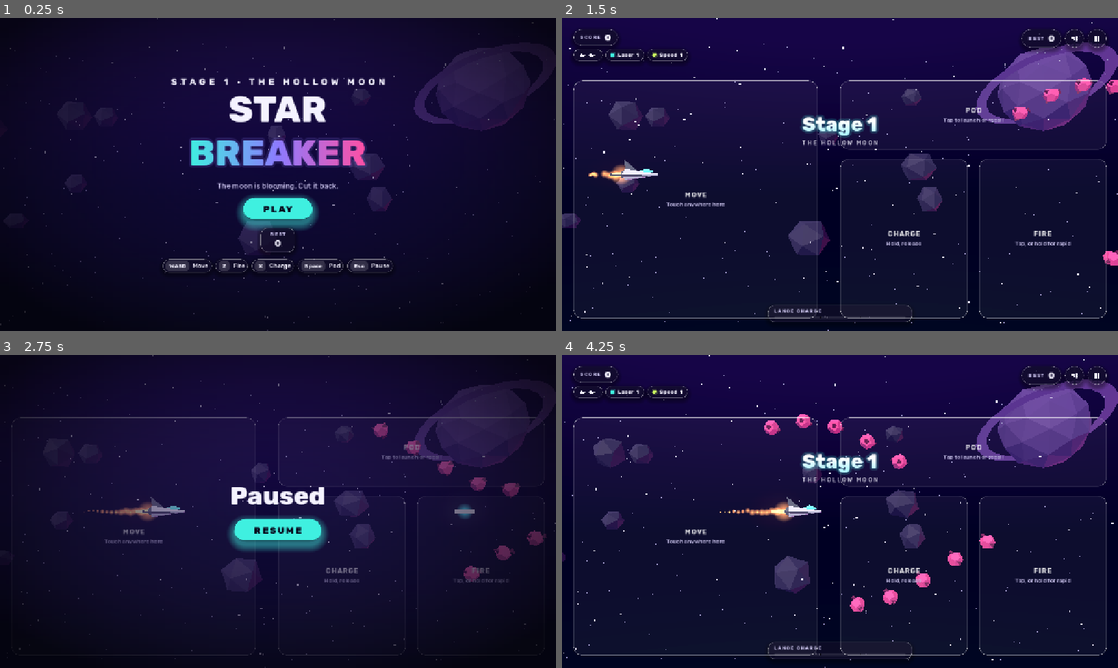
Above: before the commit, frames 1-4 (two rows, left to right).
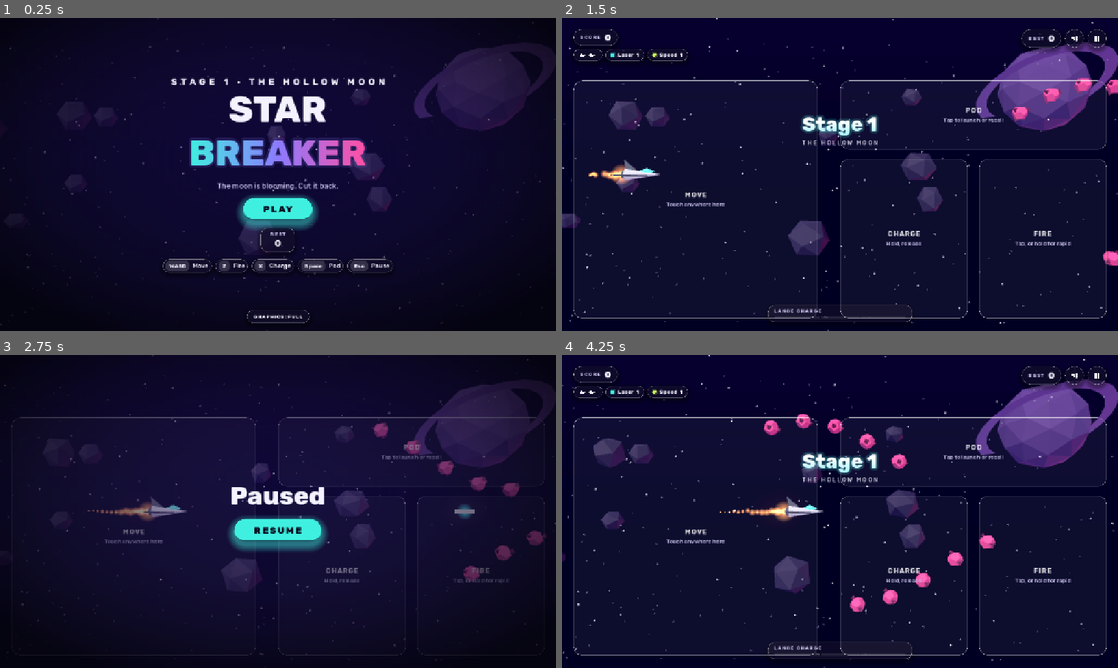
Above: after the commit, the same moments.

Repository: guillaumefont/star-breaker
Game: Godot game, scene res://scenes/main.tscn
Two runs of this game, one before a commit and one after it. Both use one fixed random seed, a clock stepped at 60 frames per second and the inputs below.
Inputs (mouse positions are in pixels of both pictures, inside the frame that each line leads up to):
- Up to frame 1 (0.25 s): no input
- Up to frame 2 (1.5 s): click "PLAY" at 0.5 s; tap Enter (start) at 1.25 s; move the mouse to (962, 158) at 1.27 s; hold Right (right) from 1.28 s (still down); tap X (charge) at 1.35 s; click (962, 158) at 1.42 s
- Up to frame 3 (2.75 s): tap Z (fire) at 1.55 s; release Right (right) at 2 s; tap Enter (start) at 2 s; drag from (166, 527) to (250, 574) at 2.02 s
- Up to frame 4 (4.25 s): click "RESUME" at 2.75 s; tap Enter (start) at 3.5, 3.8 s; move the mouse to (895, 442) at 3.52 s; hold Right (right) from 3.53 s (still down); tap Space (pod) at 3.6 s

The runs differ from the first frame. In frame 1, 0.4% of the frame differs, in the area x 2-94%, y 0-98%; in frame 2, 6.8%; in frame 3, 0.3%; in frame 4, 7.0%, in the area x 0-100%, y 0-100%.

Commit message:
Add on-device crash report and safe graphics, fill any screen shape
- Breadcrumb log in user://diag.log; after an unexpected close the title screen
  shows where the game stopped, with Copy crash report and a graphics toggle.
- Safe graphics (auto after a crash): no glow/MSAA, Compatibility renderer next launch.
- Remove the sky shader (plain background + gradient card) and the see-through
  carrier wings, the likeliest Android pipeline trouble a few seconds into a run.
- Stretch aspect expand; wide screens show more sides with spawns moved off screen.

Co-Authored-By: Claude Opus 5.5 <noreply@anthropic.com>
Claude-Session: https://claude.ai/code/session_01VxP4frKpP2hipxn7zCfCJb

Diff:
--- a/project.godot
+++ b/project.godot
@@ -4,6 +4,7 @@
 [application]
 
 config/name="Star Breaker"
+config/project_settings_override="user://override.cfg"
 config/description="Original low poly side-scrolling shooter: cut back the blooming moon."
 run/main_scene="res://scenes/main.tscn"
 config/features=PackedStringArray("4.7", "Mobile")
@@ -17,7 +18,7 @@
 window/size/viewport_width=1280
 window/size/viewport_height=720
 window/stretch/mode="canvas_items"
-window/stretch/aspect="keep"
+window/stretch/aspect="expand"
 window/handheld/orientation=4
 
 [input_devices]
--- a/scripts/audio.gd
+++ b/scripts/audio.gd
@@ -65,6 +65,7 @@
 		j.i = i + 1
 		if j.i >= j.steps:
 			_songs[j.name] = _wav(j.buf, true)
+			Diag.note("SONG", "%s built" % j.name)
 			_jobs.pop_front()
 			if _want_song == j.name and not _music.playing:
 				music(_want_song)
@@ -97,6 +98,7 @@
 	if name == "" or s == null:
 		_music.stop()
 		return
+	Diag.once("music " + name)
 	_music.stream = s
 	_music.play()
 
--- /dev/null
+++ b/scripts/diag.gd
@@ -0,0 +1,93 @@
+class_name Diag
+extends RefCounted
+## On-device crash report. Every session writes breadcrumbs to user://diag.log, flushed
+## line by line. A session that ends cleanly or goes to the background writes a final
+## SUSPEND or QUIT line; if the previous log ends any other way, the game closed
+## unexpectedly. The title screen then shows the report (with a Copy button) and safe
+## graphics are switched on.
+
+const PATH := "user://diag.log"
+const PREV := "user://diag_prev.log"
+const SETTINGS := "user://settings.cfg"
+## Read by the engine at start-up (application/config/project_settings_override).
+const OVERRIDE := "user://override.cfg"
+
+static var crashed := false
+static var prev_lines := PackedStringArray()
+static var safe := false
+static var _f: FileAccess
+static var _t0 := 0
+static var _seen := {}
+
+
+static func start() -> void:
+	_t0 = Time.get_ticks_msec()
+	if FileAccess.file_exists(PATH):
+		var txt := FileAccess.get_file_as_string(PATH).strip_edges()
+		prev_lines = txt.split("\n")
+		var last := prev_lines[prev_lines.size() - 1] if prev_lines.size() > 0 else ""
+		crashed = txt != "" and not (last.contains(" SUSPEND") or last.contains(" QUIT"))
+		var pf := FileAccess.open(PREV, FileAccess.WRITE)
+		if pf:
+			pf.store_string(txt)
+	var cfg := ConfigFile.new()
+	cfg.load(SETTINGS)
+	safe = bool(cfg.get_value("graphics", "safe", false))
+	if crashed and not safe:
+		set_safe(true)
+	_f = FileAccess.open(PATH, FileAccess.WRITE)
+	note("START", "%s %s | %s | %s %s | %s | screen %s | safe=%s | prev_crashed=%s" % [
+		OS.get_name(), OS.get_model_name(), ProjectSettings.get_setting("application/config/version", "dev"),
+		RenderingServer.get_current_rendering_method(), RenderingServer.get_video_adapter_api_version(),
+		RenderingServer.get_video_adapter_name(), DisplayServer.screen_get_size(), safe, crashed])
+
+
+static func note(tag: String, msg := "") -> void:
+	if _f == null:
+		return
+	_f.store_line("%7.2f %s %s" % [(Time.get_ticks_msec() - _t0) / 1000.0, tag, msg])
+	_f.flush()
+
+
+## Logs `msg` only the first time `key` is seen this session.
+static func once(key: String, msg := "") -> void:
+	if _seen.has(key):
+		return
+	_seen[key] = true
+	note("FIRST", key + (" " + msg if msg != "" else ""))
+
+
+## Safe graphics: no bloom or MSAA now, and the Compatibility (OpenGL) renderer from the
+## next launch on.
+static func set_safe(on: bool) -> void:
+	safe = on
+	var cfg := ConfigFile.new()
+	cfg.load(SETTINGS)
+	cfg.set_value("graphics", "safe", on)
+	cfg.save(SETTINGS)
+	if on:
+		var f := FileAccess.open(OVERRIDE, FileAccess.WRITE)
+		if f:
+			f.store_string('[rendering]\n\nrenderer/rendering_method="gl_compatibility"\nrenderer/rendering_method.mobile="gl_compatibility"\n')
+	elif FileAccess.file_exists(OVERRIDE):
+		DirAccess.remove_absolute(OVERRIDE)
+
+
+## Text to paste back to the developer: the previous session's log (last 60 lines).
+static func report() -> String:
+	var n := prev_lines.size()
+	var tail := prev_lines.slice(maxi(0, n - 60))
+	return "Star Breaker crash report\n" + "\n".join(tail)
+
+
+## One line for the title screen: where the last session stopped.
+static func summary() -> String:
+	if prev_lines.is_empty():
+		return ""
+	var last := prev_lines[prev_lines.size() - 1]
+	var firsts := []
+	for l in prev_lines:
+		if l.contains(" FIRST "):
+			firsts.append(l.get_slice(" FIRST ", 1))
+	var after: String = firsts[firsts.size() - 1] if firsts.size() > 0 else "start-up"
+	return "Last line: %s  ·  last new thing: %s" % [last.strip_edges(), after]
--- a/scripts/hud.gd
+++ b/scripts/hud.gd
@@ -4,6 +4,7 @@
 
 signal start_pressed
 signal mute_pressed
+signal safe_toggled
 
 const C_TEXT := Color("f4f2ff")
 const C_MUTED := Color("bdb6e0")
@@ -48,6 +49,11 @@
 var _key_rows: Array = []
 var _touch_rows: Array = []
 var _cache := {}
+var _small_buttons: Array = []
+var _crash: PanelContainer
+var _crash_txt: Label
+var _crash_report := ""
+var _btn_gfx: Button
 
 
 func _ready() -> void:
@@ -540,7 +546,92 @@
 	tr.size_flags_horizontal = Control.SIZE_SHRINK_CENTER
 	v.add_child(tr)
 	_touch_rows.append(tr)
+	_build_device_row(m)
 	return m
+
+
+## Bottom of the title screen: graphics mode toggle and, after an unexpected close, what
+## the game was doing when it stopped, with a button to copy the full report.
+func _build_device_row(m: Control) -> void:
+	var col := _vbox(8)
+	col.anchor_left = 0.5
+	col.anchor_right = 0.5
+	col.anchor_top = 1.0
+	col.anchor_bottom = 1.0
+	col.grow_horizontal = Control.GROW_DIRECTION_BOTH
+	col.grow_vertical = Control.GROW_DIRECTION_BEGIN
+	col.offset_bottom = -18
+	m.add_child(col)
+	_crash = _glass(16, Vector2(16, 10))
+	_crash.custom_minimum_size.x = 760
+	_crash.size_flags_horizontal = Control.SIZE_SHRINK_CENTER
+	var cv := _vbox(6)
+	_crash.add_child(cv)
+	cv.add_child(_caps("The game closed unexpectedly last time · safe graphics switched on", 11, C_AMBER))
+	_crash_txt = _label("", 12, 500, C_MUTED)
+	_crash_txt.autowrap_mode = TextServer.AUTOWRAP_WORD_SMART
+	_crash_txt.horizontal_alignment = HORIZONTAL_ALIGNMENT_CENTER
+	cv.add_child(_crash_txt)
+	_crash.hide()
+	col.add_child(_crash)
+	var row := _hbox(8)
+	col.add_child(row)
+	var copy := _small_button("Copy crash report")
+	copy.pressed.connect(func():
+		DisplayServer.clipboard_set(_crash_report)
+		copy.text = "COPIED"
+	)
+	copy.visible = false
+	_crash.visibility_changed.connect(func(): copy.visible = _crash.visible)
+	row.add_child(copy)
+	_btn_gfx = _small_button("")
+	_btn_gfx.pressed.connect(func():
+		Diag.set_safe(not Diag.safe)
+		_update_gfx()
+		safe_toggled.emit()
+	)
+	row.add_child(_btn_gfx)
+	_update_gfx()
+
+
+func _small_button(text: String) -> Button:
+	var b := Button.new()
+	b.text = text.to_upper()
+	b.focus_mode = Control.FOCUS_NONE
+	b.add_theme_font_override("font", _font(700, 1.5))
+	b.add_theme_font_size_override("font_size", 12)
+	for st in ["normal", "hover", "pressed", "focus"]:
+		var sb := _glass_style(999, Vector2(16, 8))
+		if st == "pressed":
+			sb.bg_color = sb.bg_color.lightened(0.15)
+		b.add_theme_stylebox_override(st, sb)
+	b.add_theme_color_override("font_color", C_TEXT)
+	_small_buttons.append(b)
+	return b
+
+
+func _update_gfx() -> void:
+	_btn_gfx.text = ("Graphics: safe" if Diag.safe else "Graphics: full").to_upper()
+
+
+func show_crash_notice(summary: String, report: String) -> void:
+	_crash_report = report
+	_crash_txt.text = summary
+	_crash.show()
+	_update_gfx()
+
+
+## Keeps the HUD clear of notches and rounded corners on phones.
+func apply_safe_area() -> void:
+	if not OS.has_feature("mobile"):
+		return
+	var win := Vector2(DisplayServer.window_get_size())
+	var sa := Rect2(DisplayServer.get_display_safe_area())
+	if win.x <= 0 or sa.size.x <= 0:
+		return
+	var k := get_viewport_rect().size.x / win.x
+	_hud.offset_left = maxf(0.0, sa.position.x * k)
+	_hud.offset_right = -maxf(0.0, (win.x - sa.end.x) * k)
 
 
 func _build_over() -> Control:
@@ -687,7 +778,7 @@
 
 ## True when a touch at `p` lands on one of the HUD buttons (so it must not fire the ship).
 func blocks_touch(p: Vector2) -> bool:
-	for b in [_btn_mute, _btn_pause]:
+	for b in [_btn_mute, _btn_pause] + _small_buttons:
 		if b.is_visible_in_tree() and b.get_global_rect().grow(8).has_point(p):
 			return true
 	return false
--- a/scripts/main.gd
+++ b/scripts/main.gd
@@ -35,6 +35,10 @@
 var fx: Array = []
 var chunks: Dictionary = {}
 var _uid := 0
+## Extra stage units visible on each side when the screen is wider than 16:9 (spawns and
+## culling move out by this much so nothing pops in or out on screen).
+var xm := 0.0
+var _env: Environment
 
 var cur := {}
 var prev := {}
@@ -113,6 +117,7 @@
 # ---------- setup ----------
 
 func _ready() -> void:
+	Diag.start()
 	Models.init()
 	_setup_input()
 	_setup_world()
@@ -124,6 +129,7 @@
 	layer.add_child(hud)
 	hud.start_pressed.connect(func(): latch["start"] = true)
 	hud.mute_pressed.connect(func(): latch["mute"] = true)
+	hud.safe_toggled.connect(apply_safe)
 	script_list = build_script()
 	var cfg := ConfigFile.new()
 	if cfg.load(SAVE_PATH) == OK:
@@ -132,6 +138,11 @@
 	audio.set_muted(muted)
 	hud.set_muted_icon(muted)
 	hud.set_menu("title")
+	if Diag.crashed:
+		hud.show_crash_notice(Diag.summary(), Diag.report())
+	get_viewport().size_changed.connect(_on_resize)
+	_on_resize()
+	apply_safe()
 
 
 func _setup_input() -> void:
@@ -159,12 +170,11 @@
 
 func _setup_world() -> void:
 	var env := Environment.new()
-	env.background_mode = Environment.BG_SKY
-	var sky := Sky.new()
-	var sm := ShaderMaterial.new()
-	sm.shader = load("res://shaders/sky.gdshader")
-	sky.sky_material = sm
-	env.sky = sky
+	_env = env
+	# plain colour background + a gradient card far behind (no sky shader or radiance maps)
+	env.background_mode = Environment.BG_COLOR
+	env.background_color = Color("0c0a26")
+	env.reflected_light_source = Environment.REFLECTION_SOURCE_DISABLED
 	env.ambient_light_source = Environment.AMBIENT_SOURCE_COLOR
 	env.ambient_light_color = Color("8f8cc4")
 	env.ambient_light_energy = 0.75
@@ -215,6 +225,7 @@
 
 	world = Node3D.new()
 	add_child(world)
+	_add_backdrop()
 
 	stars = [_star_layer(260, -330, -260, 2.0, Color("9a93c8")), _star_layer(140, -240, -200, 2.5, Color("e8e4f6"))]
 	planet = Models.mesh(Geo.build(Geo.ico(62, 1)), Models.M.planet, Vector3(300, 150, -400))
@@ -248,6 +259,51 @@
 	charge_orb.visible = false
 	charge_orb.add_child(Models.glow("3ff0e0", 2.2))
 	world.add_child(charge_orb)
+
+
+func _add_backdrop() -> void:
+	var g := Gradient.new()
+	g.set_color(0, Color("1c1046"))
+	g.set_color(1, Color("071225"))
+	g.add_point(0.5, Color("0c0a26"))
+	var gt := GradientTexture2D.new()
+	gt.gradient = g
+	gt.width = 4
+	gt.height = 128
+	gt.fill_from = Vector2(0, 0)
+	gt.fill_to = Vector2(0, 1)
+	var mat := StandardMaterial3D.new()
+	mat.shading_mode = BaseMaterial3D.SHADING_MODE_UNSHADED
+	mat.albedo_texture = gt
+	mat.disable_fog = true
+	var q := QuadMesh.new()
+	q.size = Vector2(4000, 2000)
+	var mi := MeshInstance3D.new()
+	mi.mesh = q
+	mi.material_override = mat
+	mi.position = Vector3(0, -9, -460)
+	mi.cast_shadow = GeometryInstance3D.SHADOW_CASTING_SETTING_OFF
+	add_child(mi)
+
+
+## Wider than 16:9: keep the playfield height and show more on the sides. Narrower: keep
+## the width and show more cave above and below.
+func _on_resize() -> void:
+	var vs := get_viewport().get_visible_rect().size
+	var aspect := vs.x / maxf(1.0, vs.y)
+	if aspect >= 16.0 / 9.0:
+		camera.keep_aspect = Camera3D.KEEP_HEIGHT
+		xm = (aspect / (16.0 / 9.0) - 1.0) * W / 2.0
+	else:
+		camera.keep_aspect = Camera3D.KEEP_WIDTH
+		xm = 0.0
+	hud.apply_safe_area()
+	Diag.note("VIEW", "%s xm=%.1f" % [vs, xm])
+
+
+func apply_safe() -> void:
+	_env.glow_enabled = not Diag.safe
+	get_viewport().msaa_3d = Viewport.MSAA_DISABLED if Diag.safe else Viewport.MSAA_2X
 
 
 func _star_layer(n: int, z0: float, z1: float, size: float, color: Color) -> Node3D:
@@ -347,8 +403,8 @@
 
 
 func update_chunks(scroll: float) -> void:
-	var a := floori((scroll - 8.0) / CH)
-	var b := floori((scroll + W + 8.0) / CH)
+	var a := floori((scroll - 8.0 - xm) / CH)
+	var b := floori((scroll + W + 8.0 + xm) / CH)
 	for c in chunks.keys():
 		if c < a or c > b:
 			if chunks[c]:
@@ -403,7 +459,12 @@
 func _notification(what: int) -> void:
 	if what == NOTIFICATION_WM_GO_BACK_REQUEST:
 		latch["start"] = true
+	if what == NOTIFICATION_APPLICATION_FOCUS_IN or what == NOTIFICATION_APPLICATION_RESUMED:
+		Diag.note("RESUME")
+	if what == NOTIFICATION_WM_CLOSE_REQUEST:
+		Diag.note("QUIT")
 	if what == NOTIFICATION_APPLICATION_FOCUS_OUT or what == NOTIFICATION_APPLICATION_PAUSED:
+		Diag.note("SUSPEND")
 		if hud:
 			hud.touch.reset()
 		if mode == "play" and not paused:
@@ -444,6 +505,7 @@
 	P = {x = -10.0, y = 63.0, hw = 2.5, hh = 1.5, alive = true, inv = 0, entering = true, charge = 0, charge_held = false,
 		rapid_cd = 0, fire_hold = 0, laser = 0, speed = 0, respawn = 0, vy = 0.0, ready_lv = 0}
 	pod = {state = "none", x = 0.0, y = 0.0, hw = 3.6, hh = 3.6, tx = 0.0, grab_cd = 0, hit_cd = 0}
+	Diag.note("PLAY")
 	mode = "play"
 	paused = false
 	hud.set_menu("play")
@@ -475,6 +537,7 @@
 
 
 func game_over() -> void:
+	Diag.note("GAMEOVER")
 	mode = "over"
 	G.over_t = 0
 	audio.music("")
@@ -540,6 +603,7 @@
 		"carrier": e.m = Models.carrier(e.drop)
 		_: e.m = Models.shell()
 	world.add_child(e.m)
+	Diag.once("spawn " + type)
 	G.enemies.append(e)
 	sync_e(e)
 	return e
@@ -549,19 +613,19 @@
 	match s.type:
 		"wave":
 			for i in s.n:
-				E("drifter", W + 8 + i * 13, s.y, {by = s.y, ph = i * 0.6, amp = s.amp})
+				E("drifter", W + 8 + xm + i * 13, s.y, {by = s.y, ph = i * 0.6, amp = s.amp})
 		"turret":
 			var h := ceil_h(s.x) if s.side else floor_h(s.x)
 			if h > 6.0:
-				E("turret", W + 8, 0, {wx = s.x, side = s.side, rate = maxi(60, 120 - 18 * (G.loop - 1)) + int(fmod(s.x, 37.0))})
+				E("turret", W + 8 + xm, 0, {wx = s.x, side = s.side, rate = maxi(60, 120 - 18 * (G.loop - 1)) + int(fmod(s.x, 37.0))})
 		"carrier":
-			E("carrier", W + 10, s.y, {by = s.y, drop = s.drop})
+			E("carrier", W + 10 + xm, s.y, {by = s.y, drop = s.drop})
 		"shell":
-			E("shell", W + 14, s.y, {by = s.y, stay = 260})
+			E("shell", W + 14 + xm, s.y, {by = s.y, stay = 260})
 		"hopper":
 			var y := 98.0 if P.y < 63 else 28.0
 			for i in s.n:
-				E("hopper", -8 - i * 16, y + (8.0 if i % 2 else -8.0), {vx = 1.7})
+				E("hopper", -8 - xm - i * 16, y + (8.0 if i % 2 else -8.0), {vx = 1.7})
 
 
 func aim(x: float, y: float, s: float) -> void:
@@ -657,6 +721,7 @@
 	b.m = g
 	world.add_child(g)
 	G.pb.append(b)
+	Diag.once("beam")
 	audio.play("beam", lv)
 	shake = maxf(shake, lv * 2.0)
 
@@ -671,6 +736,7 @@
 
 
 func boom(x: float, y: float, r: float, big := false) -> void:
+	Diag.once("explosion")
 	var n := mini(26, 4 + int(r * 1.3))
 	var mats := [Models.M.part_o, Models.M.part_p, Models.M.part_w]
 	for i in n:
@@ -772,6 +838,7 @@
 
 func drop_item(x: float, y: float, k: String) -> void:
 	var it := {x = x, y = y, kind = k, t = 0, hw = 4.0, hh = 4.0, dead = false}
+	Diag.once("item")
 	it.m = Models.item(k)
 	world.add_child(it.m)
 	G.items.append(it)
@@ -800,10 +867,11 @@
 	var angles := [-2.35, -1.3, 1.3, 2.35]
 	for i in 4:
 		petals.append({id = uid(), a = angles[i], hp = 14 * k, max = 14 * k, alive = true, flash = 0, cd = 70 + i * 28, x = 0.0, y = 0.0})
-	G.boss = {x = W + 46, y = 63.0, t = 0, bt = 0, enter = true, phase2 = false, dying = 0,
+	G.boss = {x = W + 46 + xm, y = 63.0, t = 0, bt = 0, enter = true, phase2 = false, dying = 0,
 		core = {id = uid(), hp = 70 * k, max = 70 * k, flash = 0, open = false, ot = 0, lid = 0.0},
 		petals = petals,
 		tent = {id = uid(), n = 13, hp = 28 * k, max = 28 * k, alive = true, flash = 0, cd = 150, segs = [], drop = 0}}
+	Diag.once("boss")
 	G.boss.m = Models.boss(world)
 	audio.music("boss")
 	hud.show_boss(true)
@@ -1035,9 +1103,14 @@
 
 func step() -> void:
 	G.t += 1
+	if G.t % 60 == 0:
+		Diag.note("TICK", "t=%d scroll=%d fps=%d nodes=%d objs=%d mem=%.0fMB vmem=%.0fMB draws=%d enemies=%d fx=%d" % [G.t, G.scroll,
+			Engine.get_frames_per_second(), Performance.get_monitor(Performance.OBJECT_NODE_COUNT), Performance.get_monitor(Performance.OBJECT_COUNT),
+			OS.get_static_memory_usage() / 1048576.0, Performance.get_monitor(Performance.RENDER_VIDEO_MEM_USED) / 1048576.0,
+			Performance.get_monitor(Performance.RENDER_TOTAL_DRAW_CALLS_IN_FRAME), G.enemies.size(), fx.size()])
 	if G.scroll < BOSS_AT:
 		G.scroll = minf(BOSS_AT, G.scroll + 0.5)
-	while G.si < script_list.size() and script_list[G.si].x <= G.scroll + W + 8:
+	while G.si < script_list.size() and script_list[G.si].x <= G.scroll + W + 8 + xm:
 		spawn(script_list[G.si])
 		G.si += 1
 	if not G.warned and G.scroll >= BOSS_AT - 100:
@@ -1167,7 +1240,7 @@
 	for b in G.pb:
 		b.x += b.vx
 		b.y += b.vy
-		if b.x > W + 30 or b.x < -30 or b.y < -10 or b.y > PH + 10:
+		if b.x > W + 30 + xm or b.x < -30 - xm or b.y < -10 or b.y > PH + 10:
 			b.dead = true
 			continue
 		if not b.beam and in_wall(b.x, b.y, 0):
@@ -1246,9 +1319,9 @@
 				else:
 					e.x -= 0.75
 				e.y = e.by + sin(e.t * 0.03) * 10.0
-		if e.x < -26 and (e.type != "hopper" or e.t > 60):
+		if e.x < -26 - xm and (e.type != "hopper" or e.t > 60):
 			e.dead = true
-		if e.x > W + 70:
+		if e.x > W + 70 + xm:
 			e.dead = true
 		if e.dead:
 			continue
@@ -1275,7 +1348,7 @@
 	for b in G.eb:
 		b.x += b.vx
 		b.y += b.vy
-		if b.x < -8 or b.x > W + 8 or b.y < -8 or b.y > PH + 8 or in_wall(b.x, b.y, 0):
+		if b.x < -8 - xm or b.x > W + 8 + xm or b.y < -8 or b.y > PH + 8 or in_wall(b.x, b.y, 0):
 			b.dead = true
 			continue
 		if pod.state != "none" and ov(b, pod):
@@ -1291,7 +1364,7 @@
 		it.t += 1
 		it.x -= 0.4
 		it.y += sin(it.t * 0.08) * 0.3
-		if it.x < -10:
+		if it.x < -10 - xm:
 			it.dead = true
 			continue
 		if P.alive and absf(it.x - P.x) < 9 and absf(it.y - P.y) < 8:
@@ -1372,6 +1445,10 @@
 						hud.show_hints(false)
 	if shake > 0.0:
 		shake *= 0.85
+
+
+func _exit_tree() -> void:
+	Diag.note("QUIT")
 
 
 func _physics_process(_delta: float) -> void:
@@ -1469,6 +1546,6 @@
 	G.scroll = x
 	G.si = script_list.size()
 	for i in script_list.size():
-		if script_list[i].x > x + W + 8:
+		if script_list[i].x > x + W + 8 + xm:
 			G.si = i
 			break
--- a/scripts/models.gd
+++ b/scripts/models.gd
@@ -27,10 +27,8 @@
 		part_o = basic("ffb547", 1.6), part_p = basic("ff4fa3", 1.6), part_w = basic("fff6e0", 1.6), part_c = basic("4fe3d6", 1.6),
 		disc = basic("0d0b1a"),
 	}
-	var wing := std("f6ffd0")
-	wing.transparency = BaseMaterial3D.TRANSPARENCY_ALPHA
-	wing.albedo_color.a = 0.8
-	M.wing = wing
+	# opaque on purpose: a lit see-through material was a suspect for the Android crash
+	M.wing = std("e9f2c4")
 	for k in ["rock", "rock2", "ring", "wing", "core_skin"]:
 		(M[k] as BaseMaterial3D).cull_mode = BaseMaterial3D.CULL_DISABLED
 	for k in ["planet", "ring", "far_rock"]:
--- a/shaders/sky.gdshader
+++ /dev/null
@@ -1,10 +0,0 @@
-shader_type sky;
-// Vertical deep-space gradient behind the cavern.
-uniform vec3 top : source_color = vec3(0.110, 0.063, 0.275);
-uniform vec3 mid : source_color = vec3(0.047, 0.039, 0.149);
-uniform vec3 bottom : source_color = vec3(0.027, 0.071, 0.145);
-
-void sky() {
-	float t = clamp(EYEDIR.y * 2.6 * 0.5 + 0.5, 0.0, 1.0);
-	COLOR = t > 0.5 ? mix(mid, top, (t - 0.5) * 2.0) : mix(bottom, mid, t * 2.0);
-}
--- /dev/null
+++ b/tests/screen_test.gd
@@ -0,0 +1,62 @@
+extends SceneTree
+## Crash report and screen fill: a log without a clean ending is reported and turns on safe
+## graphics (Compatibility renderer from the next launch); wide and narrow screens are
+## filled with the camera and spawn margin adjusted.
+
+var fails := 0
+
+
+func check(cond: bool, what: String) -> void:
+	if cond:
+		print("  ok   ", what)
+	else:
+		print("  FAIL ", what)
+		fails += 1
+
+
+func _initialize() -> void:
+	print("Star Breaker crash report + screen fill test")
+	# a previous session that died mid-game
+	var f := FileAccess.open(Diag.PATH, FileAccess.WRITE)
+	f.store_string("   0.01 START test\n   3.20 PLAY \n   6.80 FIRST spawn carrier\n   7.00 TICK t=240\n")
+	f.close()
+	Diag.set_safe(false)
+	var main: Node3D = load("res://scenes/main.tscn").instantiate()
+	root.add_child(main)
+	main.set_physics_process(false)
+	main.set_process(false)
+	await process_frame
+	check(Diag.crashed, "an unfinished log is detected as a crash")
+	check(Diag.safe, "safe graphics switched on after a crash")
+	check(FileAccess.file_exists(Diag.OVERRIDE) and FileAccess.get_file_as_string(Diag.OVERRIDE).contains("gl_compatibility"),
+		"Compatibility renderer requested for the next launch")
+	check(Diag.summary().contains("spawn carrier"), "summary names the last new thing: " + Diag.summary())
+	check(Diag.report().contains("TICK t=240"), "report holds the previous log")
+	check(main.hud._crash.visible, "title screen shows the crash notice")
+	check(not main._env.glow_enabled and main.get_viewport().msaa_3d == Viewport.MSAA_DISABLED, "glow and MSAA off in safe mode")
+	main.hud._btn_gfx.pressed.emit()
+	check(not Diag.safe and not FileAccess.file_exists(Diag.OVERRIDE) and main._env.glow_enabled, "toggle back to full graphics")
+	check(FileAccess.get_file_as_string(Diag.PATH).contains("START"), "this session is logging")
+
+	# screen shapes
+	for sz in [Vector2i(2400, 1080), Vector2i(1280, 720), Vector2i(1024, 768)]:
+		root.size = sz
+		await process_frame
+		main._on_resize()
+		var vs: Vector2 = main.get_viewport().get_visible_rect().size
+		var aspect: float = vs.x / vs.y
+		check(absf(aspect - float(sz.x) / sz.y) < 0.02, "%s: canvas expands to the screen shape (%.2f)" % [sz, aspect])
+		if aspect > 1.8:
+			check(main.xm > 20.0 and main.camera.keep_aspect == Camera3D.KEEP_HEIGHT, "%s: wider view, margin %.1f" % [sz, main.xm])
+			# the spawn edge must be off screen
+			var cam: Camera3D = main.camera
+			var edge := cam.unproject_position(Vector3(main.X(main.W + main.xm), main.Y(63), 0))
+			check(edge.x >= main.get_viewport().get_visible_rect().size.x - 2, "%s: spawns happen off screen (%.0f)" % [sz, edge.x])
+		else:
+			check(main.xm == 0.0, "%s: no side margin" % sz)
+	main.hud.apply_safe_area()
+
+	Diag.note("QUIT")
+	Diag.set_safe(false)
+	print("FAILED %d" % fails if fails else "ALL PASSED")
+	quit(1 if fails else 0)
Not shown, added: scripts/diag.gd.uid
Not shown, removed: shaders/sky.gdshader.uid
Not shown, added: tests/audio_test.gd.uid
Not shown, added: tests/screen_test.gd.uid
Not shown, added: tools/soak.gd.uid
Not shown, changed: AGENTS.md
